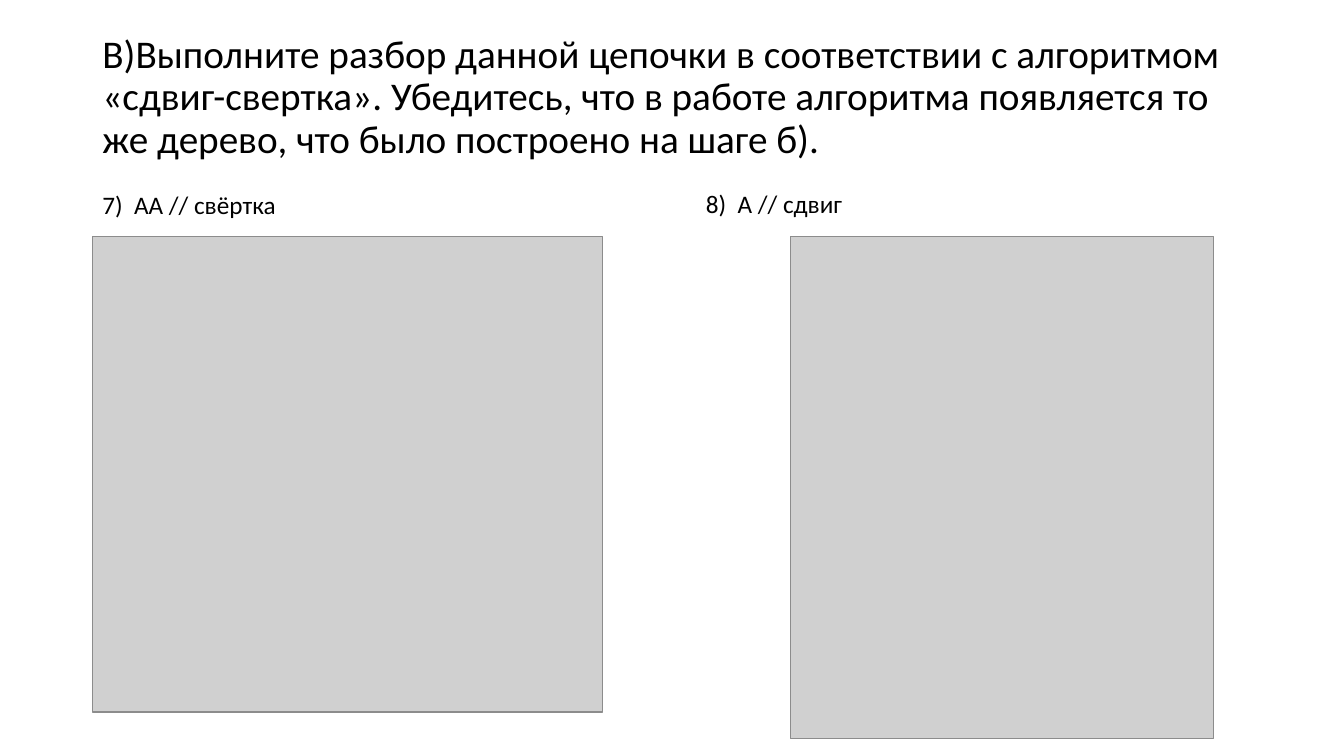
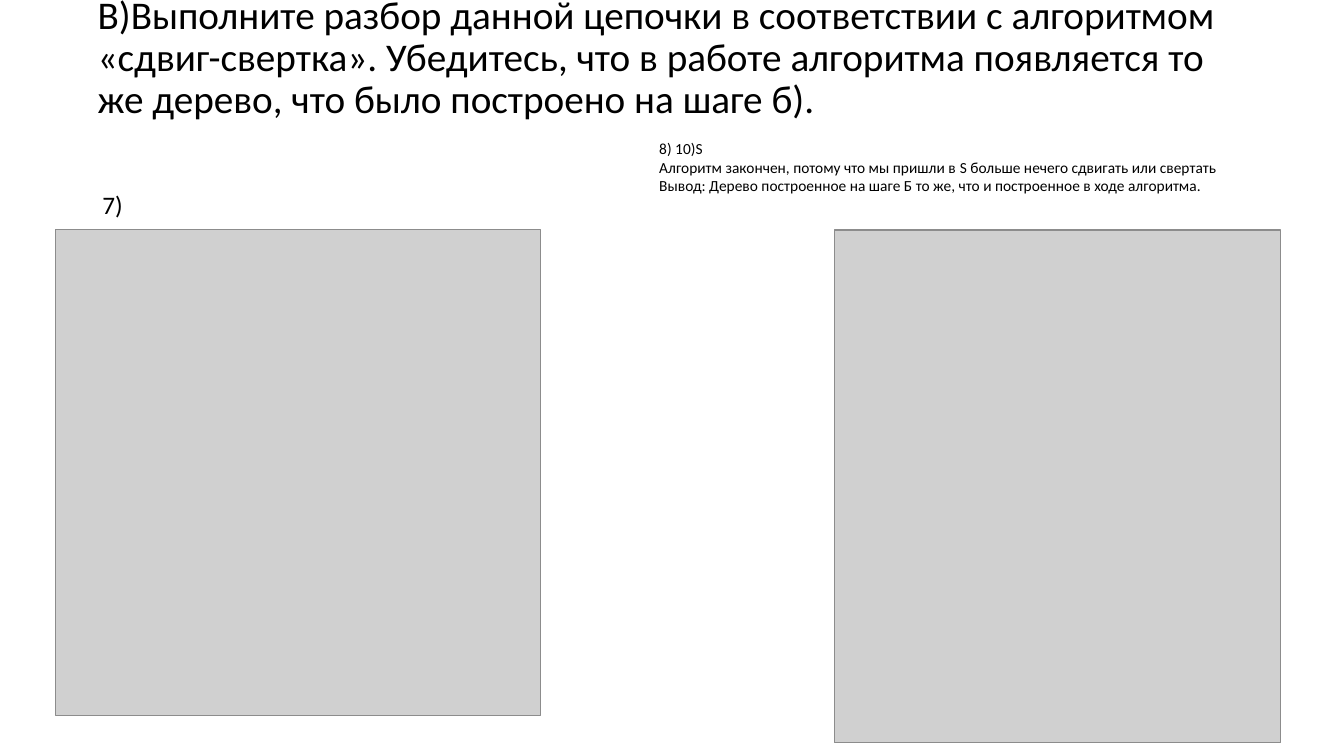
Before and after one commit to goddamnteam/korzun, a slide deck: slide 9 of task7.pptx. Drawn at 1344x756 pixels with LibreOffice and Linux fonts; fonts in the diff are those of the drawing; grey boxes stand for pictures. Boxes give left, top, right and bottom in pixels: in the first picture for what was removed or moved away, otherwise in the second. Text is boxed around its words. In the diff, an @@ line names an element or a change of style, - is before the commit and + after.

```diff
--- a/task7.pptx
+++ b/task7.pptx
@@ text "В)Выполните разбор данной цепочки в ...": place and size @@
-text "В)Выполните разбор данной цепочки в ..." at [102,39,1219,160]
+text "В)Выполните разбор данной цепочки в ..." at [98,0,1215,120]
@@ text at [659,143,1216,194]: text changed; size 18 to 11 pt @@
-8) А // сдвиг
+8) 10)S
+Алгоритм закончен, потому что мы пришли в S больше нечего сдвигать или свертать
+Вывод: Дерево построенное на шаге Б то же, что и построенное в ходе алгоритма.
@@ text at [102,195,122,218]: text changed @@
-7) АА // свёртка
+7)
@@ picture: place and size @@
-picture at [93,237,603,713]
+picture at [55,230,540,715]
@@ picture: place and size @@
-picture at [790,237,1214,739]
+picture at [834,230,1280,743]
```
Also in this commit, not shown: 8 other slides changed, 1 slide removed.
